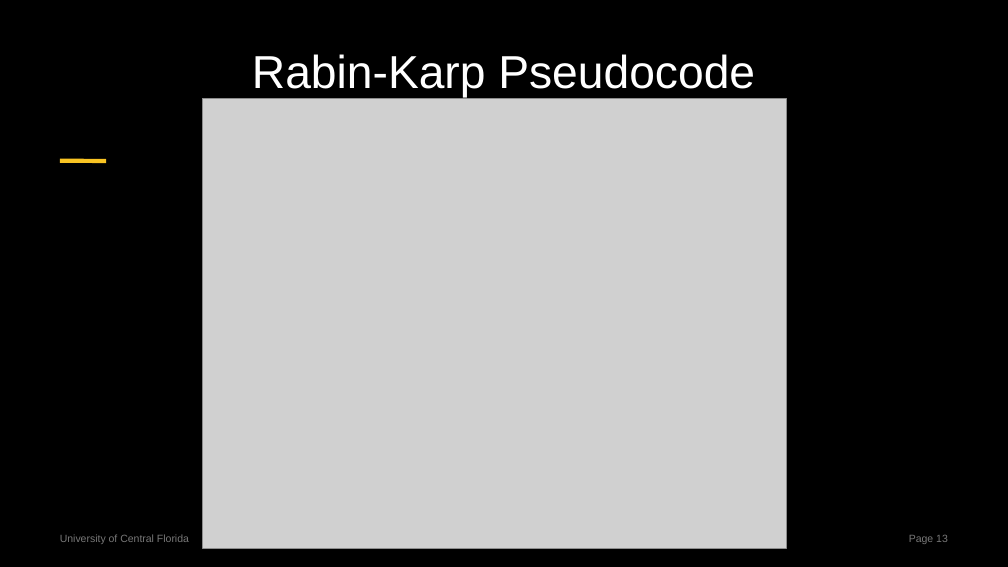
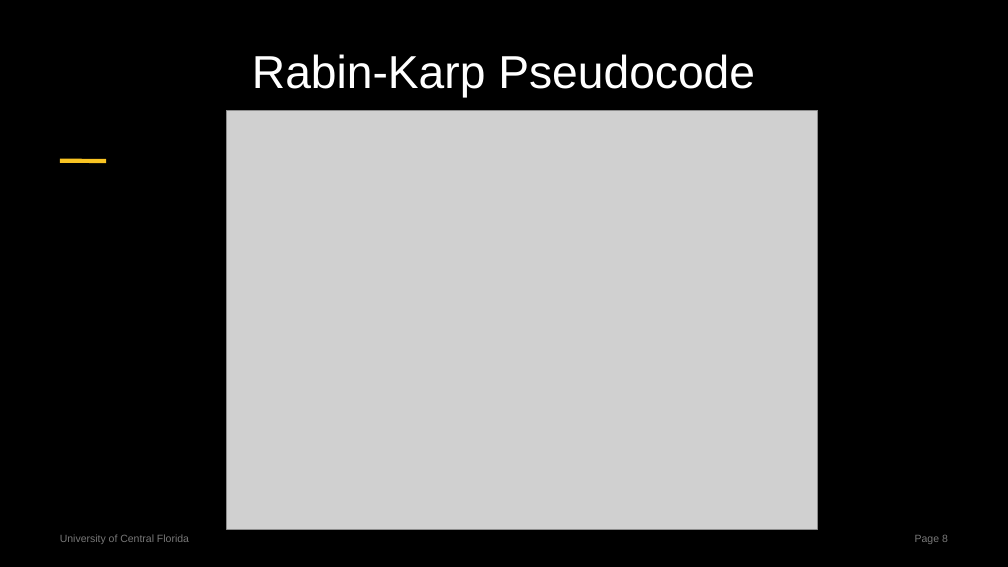
Before and after one commit to centuryhopper/Fall2022CourseContents, a slide deck: slide 8 of CAP6515/paper_presentation_files/rabin-karp-presentation.pptx (slide 13 before the commit). Drawn at 1008x567 pixels with LibreOffice and Linux fonts; fonts in the diff are those of the drawing; grey boxes stand for pictures. Boxes give left, top, right and bottom in pixels: in the first picture for what was removed or moved away, otherwise in the second. Text is boxed around its words. In the diff, an @@ line names an element or a change of style, - is before the commit and + after.

```diff
--- a/CAP6515/paper_presentation_files/rabin-karp-presentation.pptx
+++ b/CAP6515/paper_presentation_files/rabin-karp-presentation.pptx
@@ picture: place and size @@
-picture at (203, 98, 786, 548)
+picture at (227, 110, 817, 529)
@@ page number at (915, 535, 948, 544): text changed @@
-Page 13
+Page 8
```
Also in this commit, not shown: 11 other slides changed, 2 slides removed.
